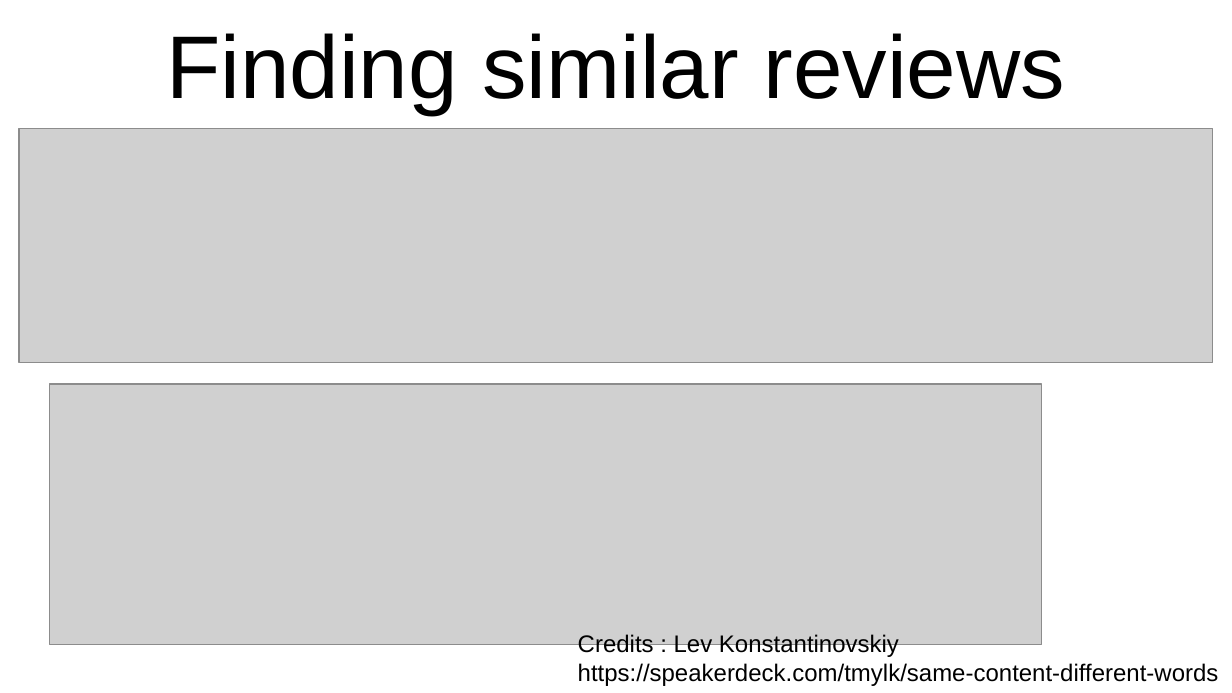
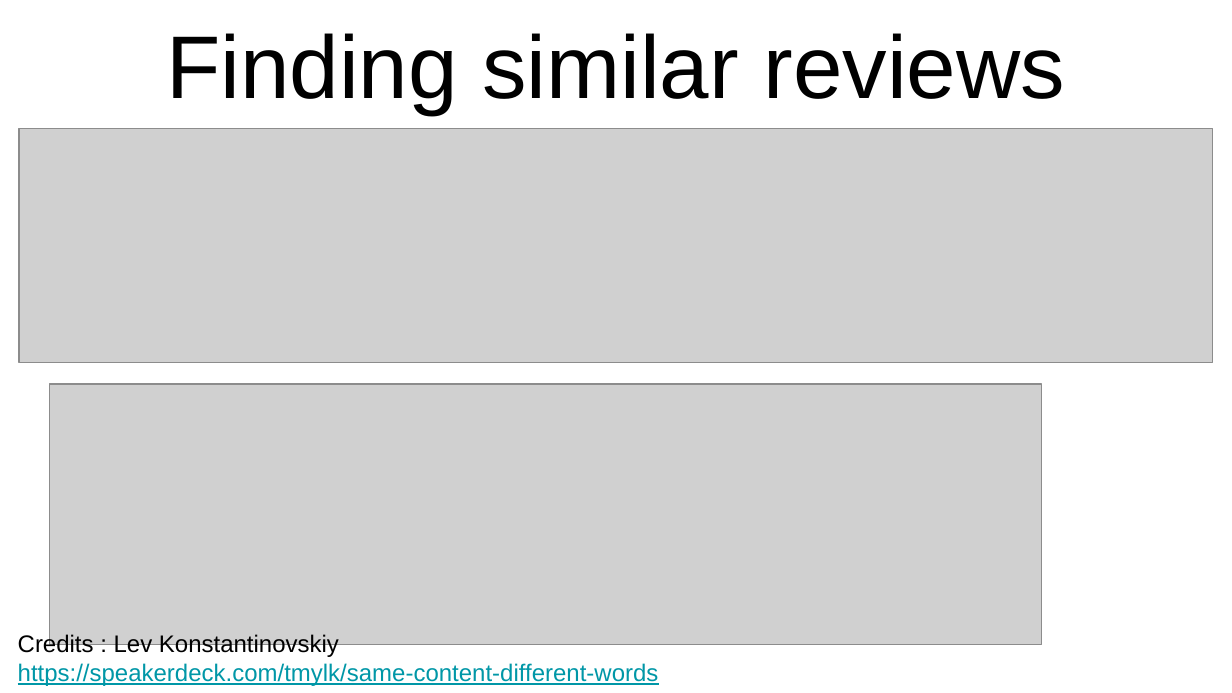
Before and after one commit to RishabGoel/pycon_india_slides, a slide deck: slide 12 of WMD_pycon_slides_2016.pptx (slide 9 before the commit). Drawn at 1232x693 pixels with LibreOffice and Linux fonts; fonts in the diff are those of the drawing; grey boxes stand for pictures. Boxes give left, top, right and bottom in pixels: in the first picture for what was removed or moved away, otherwise in the second. Text is boxed around its words. In the diff, an @@ line names an element or a change of style, - is before the commit and + after.

```diff
--- a/WMD_pycon_slides_2016.pptx
+++ b/WMD_pycon_slides_2016.pptx
@@ text "Credits : Lev Konstantinovskiy": place and size @@
-text "Credits : Lev Konstantinovskiy" at (578, 634, 1219, 686)
+text "Credits : Lev Konstantinovskiy" at (18, 633, 659, 686)
@@ text at (18, 663, 659, 686): text colour #000000 to #0097A7, underline on in "https://speakerdeck.com/tmylk/same-content-different-words" @@
```
Also in this commit, not shown: 5 other slides changed, 1 slide added, 1 other file.
